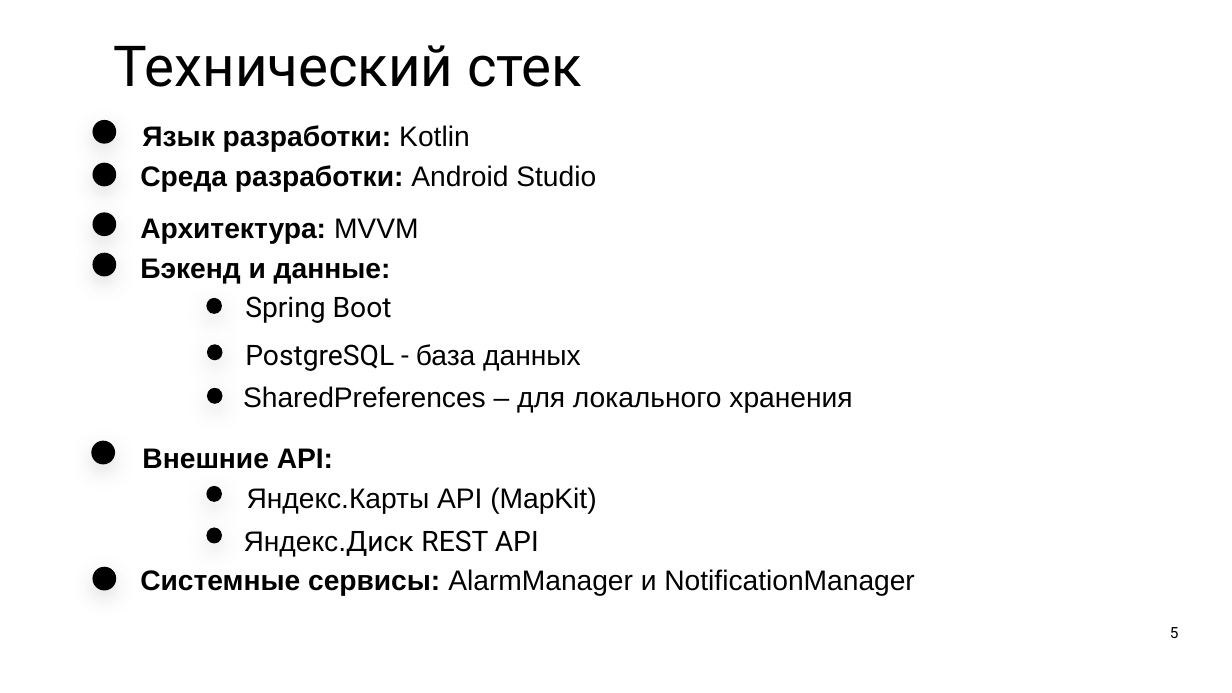
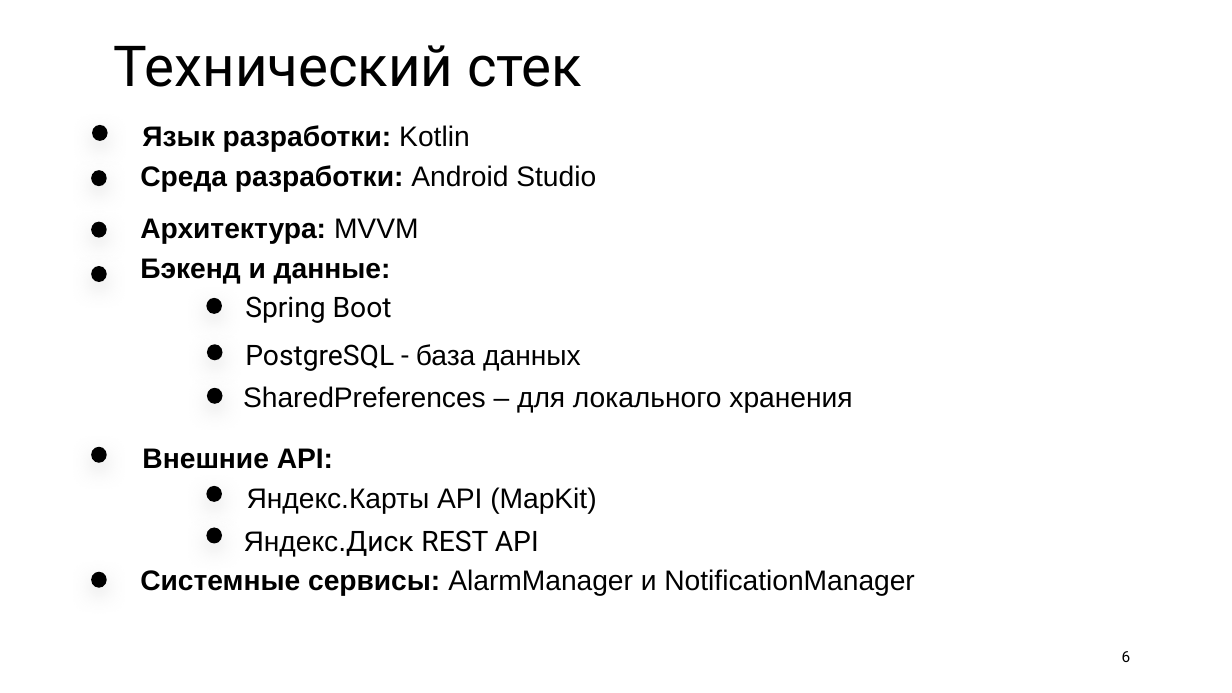
Before and after one commit to kattrin0/petDiarry_, a slide deck: slide 6 of documentation/презентация_PetDiary.pptx (slide 5 before the commit). Drawn at 1232x693 pixels with LibreOffice and Linux fonts; fonts in the diff are those of the drawing. Boxes give left, top, right and bottom in pixels: in the first picture for what was removed or moved away, otherwise in the second. Text is boxed around its words. In the diff, an @@ line names an element or a change of style, - is before the commit and + after.

```diff
--- a/documentation/презентация_PetDiary.pptx
+++ b/documentation/презентация_PetDiary.pptx
@@ ellipse: place and size @@
-ellipse at [92, 120, 116, 144]
+ellipse at [92, 125, 108, 140]
@@ ellipse: place and size @@
-ellipse at [92, 163, 116, 187]
+ellipse at [91, 170, 107, 186]
@@ ellipse: place and size @@
-ellipse at [92, 213, 116, 237]
+ellipse at [91, 222, 107, 238]
@@ ellipse: place and size @@
-ellipse at [92, 252, 116, 276]
+ellipse at [91, 266, 107, 282]
@@ ellipse: place and size @@
-ellipse at [91, 441, 116, 465]
+ellipse at [91, 447, 107, 463]
@@ ellipse: place and size @@
-ellipse at [92, 567, 116, 591]
+ellipse at [91, 572, 107, 588]
@@ page number at [1122, 651, 1131, 662]: text changed @@
-5
+6
```
Also in this commit, not shown: 5 other slides changed, 2 slides added, 2 slides removed.
